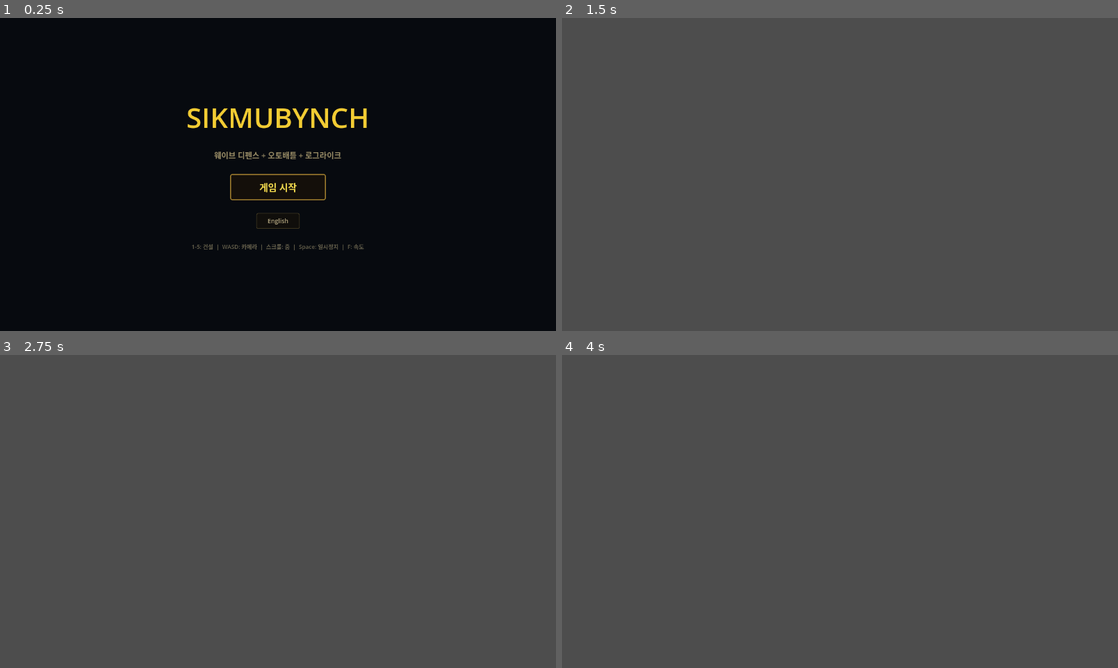
Above: before the commit, frames 1-4 (two rows, left to right).
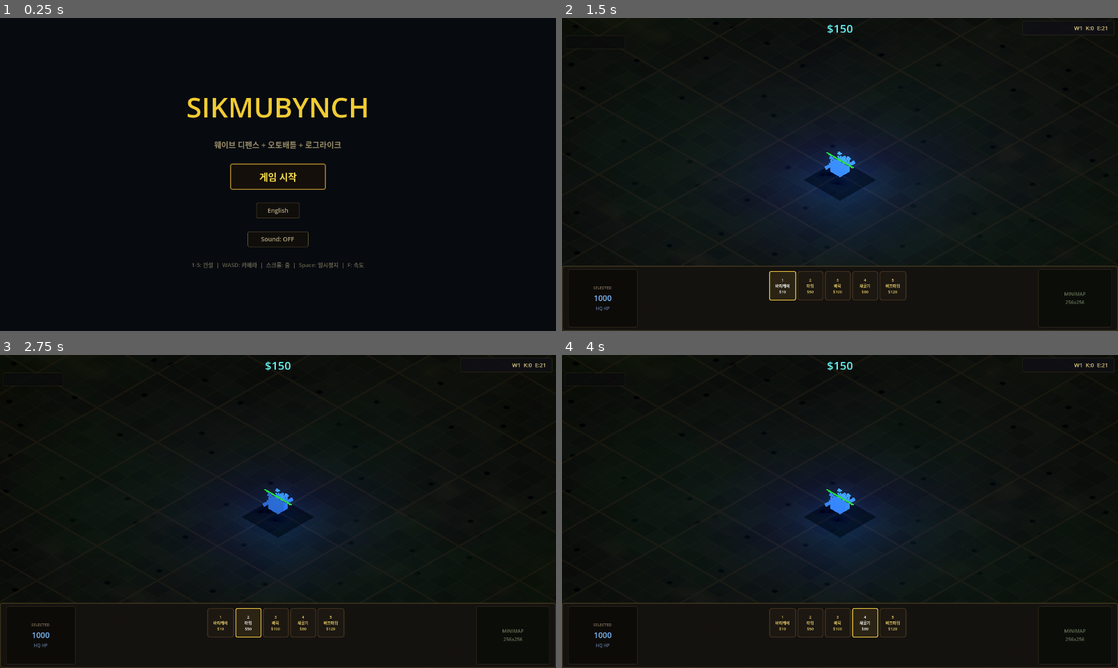
Above: after the commit, the same moments.

Repository: kingkingburger/sikmubynch
Game: Godot game, scene res://scenes/main/title.tscn
The game is run twice, just before and just after one commit, with the same random seed, the same clock (stepped at 60 frames per second) and the same inputs.
Inputs (mouse positions are in pixels of both pictures, inside the frame that each line leads up to):
- Up to frame 1 (0.25 s): no input
- Up to frame 2 (1.5 s): click "게임 시작" at 0.5 s; click (784, 287) at 1.25 s, where only the run after the commit has a clickable "1 바리케이 $10"
- Up to frame 3 (2.75 s): click (250, 624) at 2 s, where only the run after the commit has a clickable "2 타워 $50"
- Up to frame 4 (4 s): click (840, 624) at 2.75 s, where only the run after the commit has a clickable "3 배럭 $100"; click (867, 624) at 3.5 s, where only the run after the commit has a clickable "4 채굴기 $80"

The runs differ from the first frame. In frame 1, 3.0% of the frame differs, in the area x 33-66%, y 25-80%; in frame 2, 100%, in the area x 0-100%, y 0-100%; in frame 3, 100%; in frame 4, 100%.
Error before the commit: Parse Error: Cannot find member "TONE_MAP_FILMIC" in base "Environment". (res://scenes/main/game.gd:276)

Commit message:
사운드 설정 UI + 초기 음소거
- AudioManager 초기 master_volume=0 (무음 시작)
- 타이틀 화면: Sound ON/OFF 토글 버튼 추가
- ESC 메뉴: Master/Music/SFX 볼륨 슬라이더 3개 추가
- 환경설정 복원 (안개/톤맵 제거 → 이전 안정 상태)

Co-Authored-By: Claude Opus 4.6 (1M context) <noreply@anthropic.com>

Diff:
--- a/project/autoloads/audio_manager.gd
+++ b/project/autoloads/audio_manager.gd
@@ -7,7 +7,7 @@
 var _sfx_players: Array[AudioStreamPlayer] = []
 const SFX_POOL_SIZE := 8
 
-var master_volume: float = 0.8:
+var master_volume: float = 0.0:
 	set(v):
 		master_volume = clampf(v, 0.0, 1.0)
 		AudioServer.set_bus_volume_db(0, linear_to_db(master_volume))
--- a/project/scenes/main/game.gd
+++ b/project/scenes/main/game.gd
@@ -257,24 +257,16 @@
 	# Dark environment —発光体 only
 	var env := Environment.new()
 	env.background_mode = Environment.BG_COLOR
-	env.background_color = Color(0.008, 0.008, 0.012)
+	env.background_color = Color(0.01, 0.01, 0.015)
 	env.ambient_light_source = Environment.AMBIENT_SOURCE_COLOR
-	env.ambient_light_color = Color(0.18, 0.2, 0.28)
-	env.ambient_light_energy = 0.4
+	env.ambient_light_color = Color(0.22, 0.24, 0.3)
+	env.ambient_light_energy = 0.5
 	# Glow/Bloom — makes emission pop
 	env.glow_enabled = true
-	env.glow_intensity = 0.9
-	env.glow_bloom = 0.2
+	env.glow_intensity = 0.8
+	env.glow_bloom = 0.15
 	env.glow_blend_mode = Environment.GLOW_BLEND_MODE_ADDITIVE
-	env.glow_hdr_threshold = 0.7
-	# Fog — distance-based atmosphere
-	env.fog_enabled = true
-	env.fog_light_color = Color(0.03, 0.035, 0.05)
-	env.fog_light_energy = 0.3
-	env.fog_density = 0.003
-	# Tonemap — cinematic contrast
-	env.tonemap_mode = Environment.TONE_MAP_FILMIC
-	env.tonemap_exposure = 0.95
+	env.glow_hdr_threshold = 0.8
 
 	var world_env := WorldEnvironment.new()
 	world_env.environment = env
@@ -864,11 +856,11 @@
 	_esc_panel = PanelContainer.new()
 	_esc_panel.visible = false
 	_esc_panel.set_anchors_preset(Control.PRESET_CENTER)
-	_esc_panel.custom_minimum_size = Vector2(320, 240)
+	_esc_panel.custom_minimum_size = Vector2(320, 380)
 	_esc_panel.offset_left = -160.0
-	_esc_panel.offset_top = -120.0
+	_esc_panel.offset_top = -190.0
 	_esc_panel.offset_right = 160.0
-	_esc_panel.offset_bottom = 120.0
+	_esc_panel.offset_bottom = 190.0
 	_esc_panel.add_theme_stylebox_override("panel", _create_panel_style(
 		Color(0.04, 0.03, 0.06, 0.96), Color(0.6, 0.5, 0.2), 3))
 	_canvas.add_child(_esc_panel)
@@ -925,6 +917,38 @@
 	var c3 := CenterContainer.new()
 	c3.add_child(title_btn)
 	vbox.add_child(c3)
+
+	# --- Volume sliders ---
+	var vol_label_color := Color(0.75, 0.68, 0.4)
+	var slider_names := ["Master", "Music", "SFX"]
+	var slider_defaults := [AudioManager.master_volume, AudioManager.music_volume, AudioManager.sfx_volume]
+	for i in 3:
+		var row := HBoxContainer.new()
+		row.custom_minimum_size = Vector2(260, 28)
+		row.add_theme_constant_override("separation", 8)
+		var lbl := Label.new()
+		lbl.text = slider_names[i]
+		lbl.custom_minimum_size = Vector2(55, 0)
+		lbl.add_theme_font_size_override("font_size", 13)
+		lbl.add_theme_color_override("font_color", vol_label_color)
+		row.add_child(lbl)
+		var slider := HSlider.new()
+		slider.min_value = 0.0
+		slider.max_value = 1.0
+		slider.step = 0.05
+		slider.value = slider_defaults[i]
+		slider.size_flags_horizontal = Control.SIZE_EXPAND_FILL
+		var idx := i
+		slider.value_changed.connect(func(val: float) -> void:
+			match idx:
+				0: AudioManager.master_volume = val
+				1: AudioManager.music_volume = val
+				2: AudioManager.sfx_volume = val
+		)
+		row.add_child(slider)
+		var cc := CenterContainer.new()
+		cc.add_child(row)
+		vbox.add_child(cc)
 
 func _setup_debug_overlay() -> void:
 	_debug_label = Label.new()
--- a/project/scenes/main/title.gd
+++ b/project/scenes/main/title.gd
@@ -99,6 +99,27 @@
 	var lang_center := CenterContainer.new()
 	lang_center.add_child(lang_btn)
 	vbox.add_child(lang_center)
+
+	# Sound toggle button
+	var sound_btn := Button.new()
+	sound_btn.text = "Sound: OFF"
+	sound_btn.custom_minimum_size = Vector2(140, 36)
+	sound_btn.add_theme_font_size_override("font_size", 14)
+	sound_btn.add_theme_color_override("font_color", Color(0.7, 0.65, 0.5))
+	sound_btn.add_theme_stylebox_override("normal", lang_style)
+	sound_btn.pressed.connect(func():
+		if AudioManager.master_volume < 0.01:
+			AudioManager.master_volume = 0.8
+			sound_btn.text = "Sound: ON"
+			AudioManager.play_bgm_by_name("title")
+		else:
+			AudioManager.master_volume = 0.0
+			sound_btn.text = "Sound: OFF"
+	)
+	var sound_center := CenterContainer.new()
+	sound_center.add_child(sound_btn)
+	vbox.add_child(sound_center)
+
 	info.horizontal_alignment = HORIZONTAL_ALIGNMENT_CENTER
 	info.add_theme_font_size_override("font_size", 13)
 	info.add_theme_color_override("font_color", Color(0.4, 0.38, 0.3))
